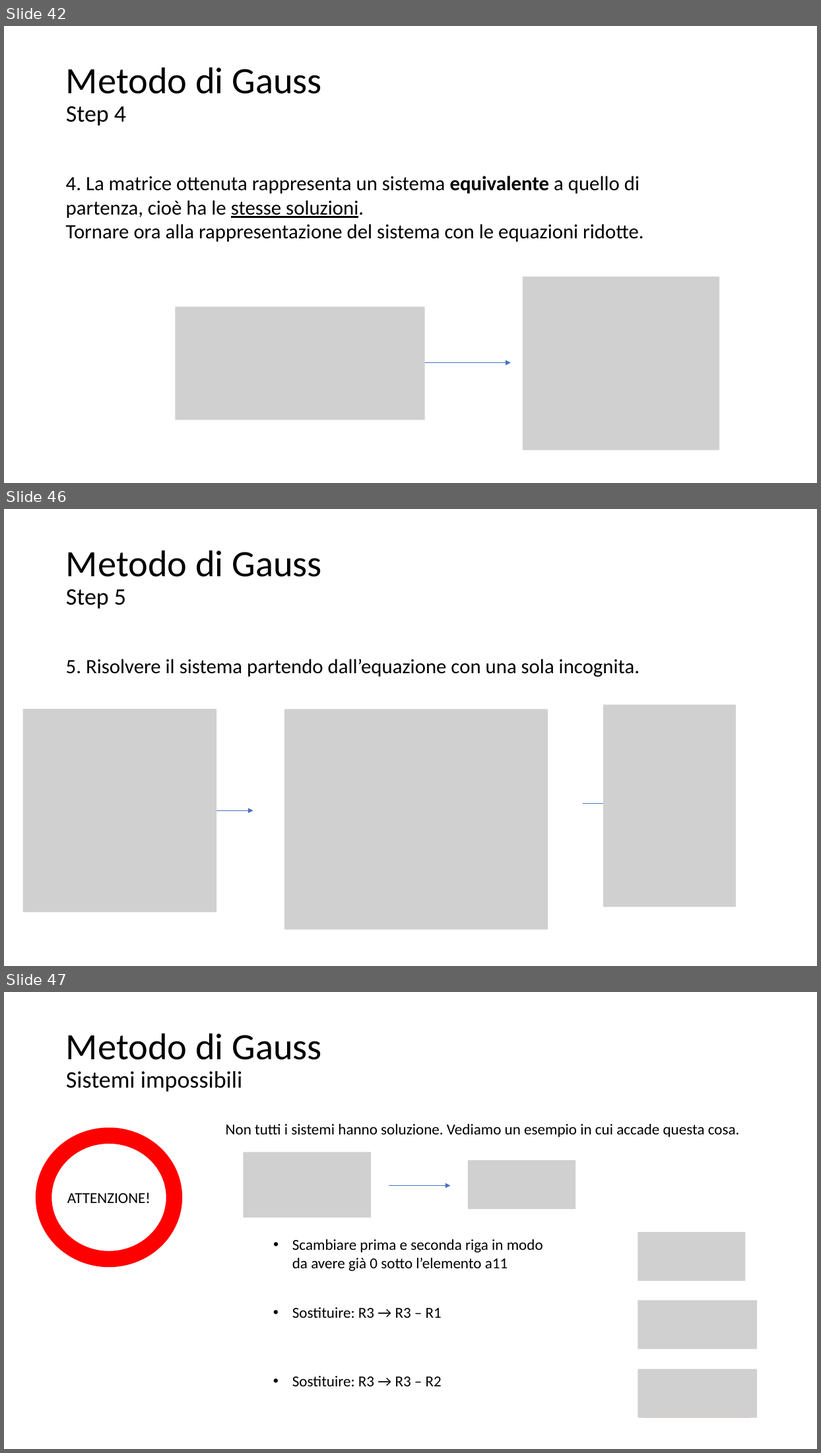
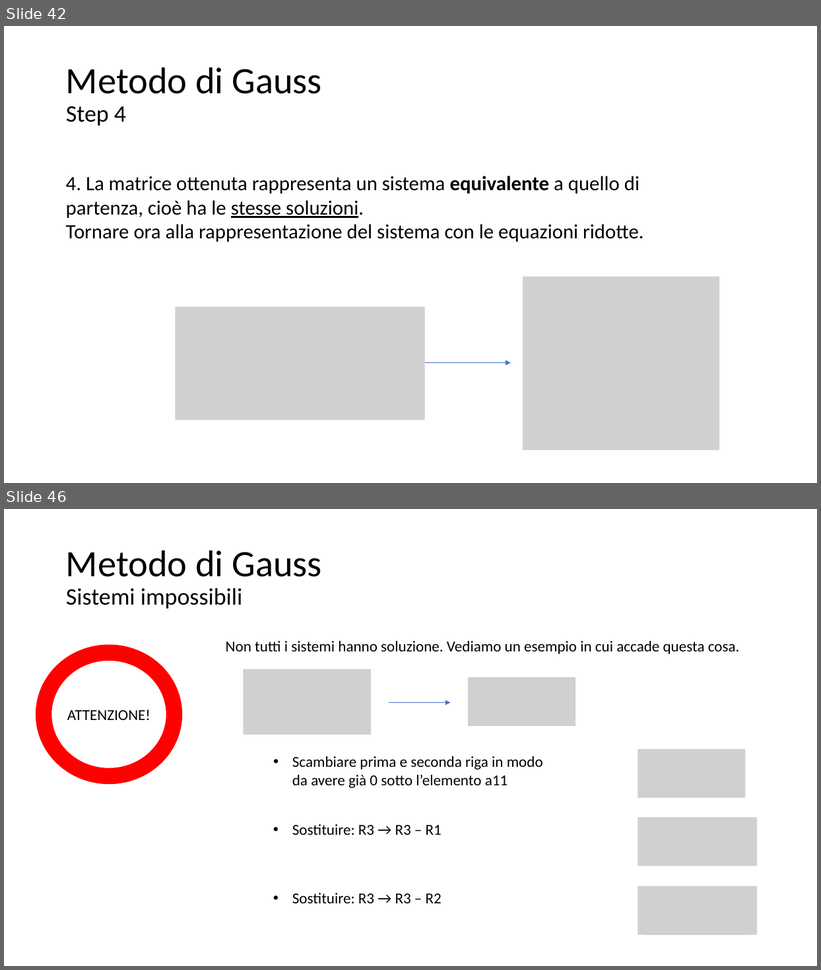
Before and after one commit to matteodelv/GaussLinearSystems, a slide deck: Presentazione.pptx. Shown one above the other, each under a label of ours: slides 42, 46 and 47 before the commit, slides 42 and 46 after it; the slides between them are not shown. The pictures are 821x1453 and 821x970 pixels, drawn with LibreOffice and Linux fonts; fonts in the diff are those of the drawing; grey boxes stand for pictures. Boxes give left, top, right and bottom in pixels: in the first picture for what was removed or moved away, otherwise in the second. Text is boxed around its words. In the diff, an @@ line names an element or a change of style, - is before the commit and + after.

```diff
--- a/Presentazione.pptx
+++ b/Presentazione.pptx
@@ slide 46 removed at [4,509,817,966], background #FFFFFF @@
@@ title removed at [66,550,322,609] @@
-Metodo di Gauss
-Step 5
@@ text removed at [66,659,640,677] @@
-5. Risolvere il sistema partendo dall’equazione con una sola incognita.
@@ picture removed at [604,705,736,908] @@
@@ picture removed at [23,709,217,912] @@
@@ picture removed at [284,709,548,930] @@
@@ arrow removed from (583, 804) to (624, 804) @@
@@ arrow removed from (212, 811) to (253, 811) @@
@@ what was slide 47 is now slide 46 @@
```
Also in this commit, not shown: 4 slides changed.
